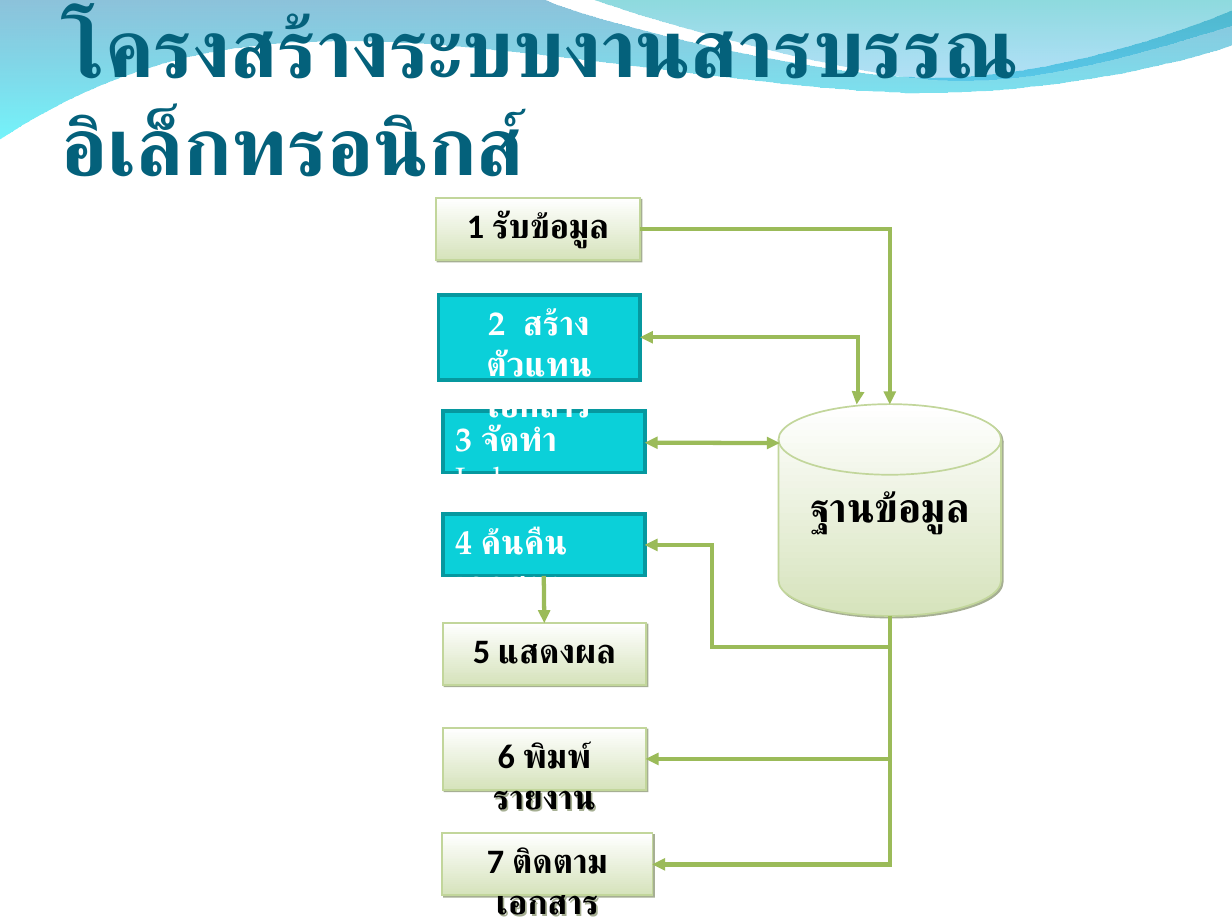
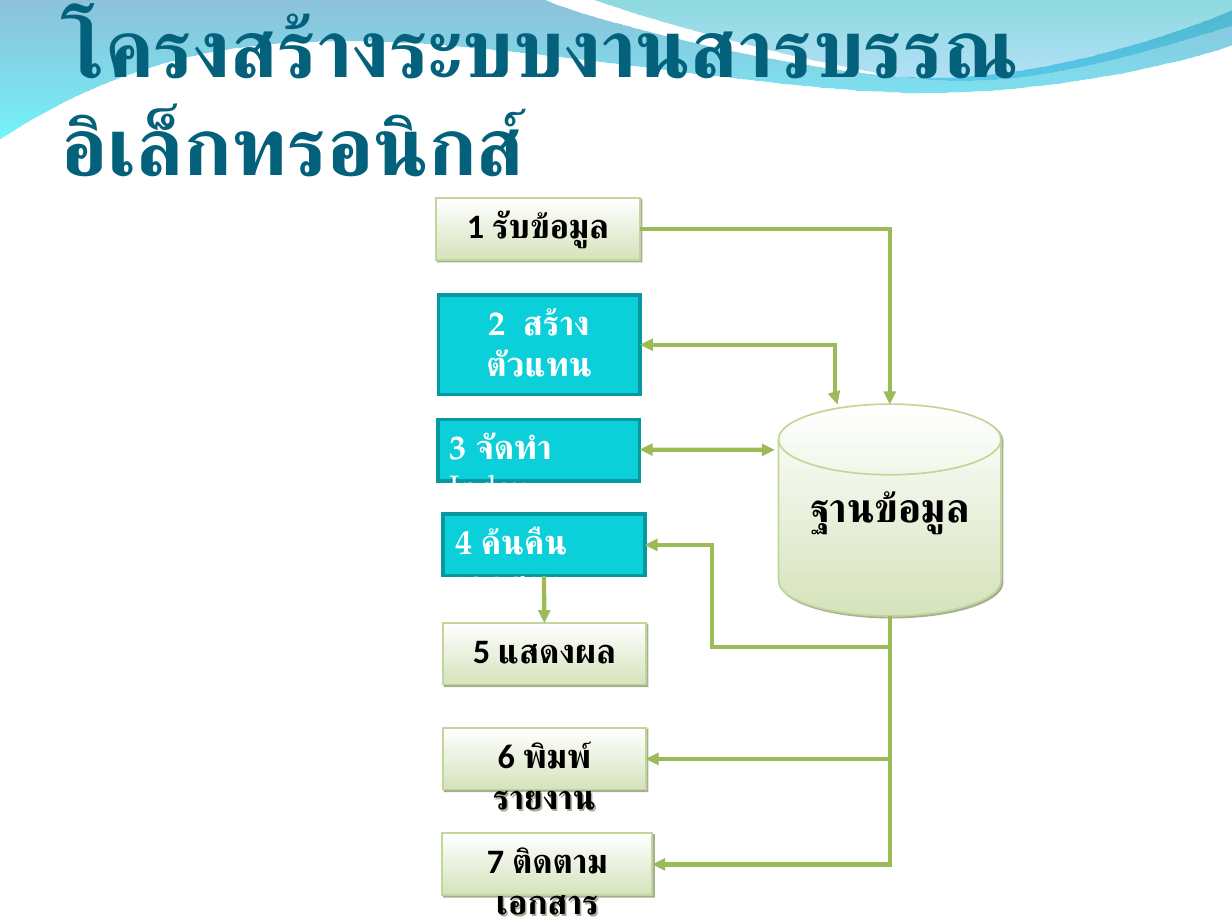
Before and after one commit to Thanaruk/edocument, a slide deck: slide 6 of รายงานความก้าวหน้า/ครั้งที่ 13_22มค54_present/การค้นคืนเอกสารอิเล็กทรอนิกส์_22มค2554.ppt. Drawn at 1232x924 pixels with LibreOffice and Linux fonts; fonts in the diff are those of the drawing; background and template pictures are left out. Boxes give left, top, right and bottom in pixels: in the first picture for what was removed or moved away, otherwise in the second. Text is boxed around its words. In the diff, an @@ line names an element or a change of style, - is before the commit and + after.

```diff
--- a/รายงานความก้าวหน้า/ครั้งที่ 13_22มค54_present/การค้นคืนเอกสารอิเล็กทรอนิกส์_22มค2554.ppt
+++ b/รายงานความก้าวหน้า/ครั้งที่ 13_22มค54_present/การค้นคืนเอกสารอิเล็กทรอนิกส์_22มค2554.ppt
@@ rectangle "2 สร้างตัวแทนเอกสาร": place and size @@
-rectangle "2 สร้างตัวแทนเอกสาร" at (439, 294, 641, 379)
+rectangle "2 สร้างตัวแทนเอกสาร" at (439, 294, 641, 394)
@@ elbow double arrow moved from (641, 338) - (856, 404) to (641, 345) - (838, 404) @@
@@ rectangle "3 จัดทำ Index": place and size @@
-rectangle "3 จัดทำ Index" at (444, 411, 646, 473)
+rectangle "3 จัดทำ Index" at (437, 419, 639, 480)
@@ double arrow moved from (644, 442) - (780, 444) to (639, 450) - (775, 450) @@
```
Also in this commit, not shown: 1 other slide changed, 3 other files.
